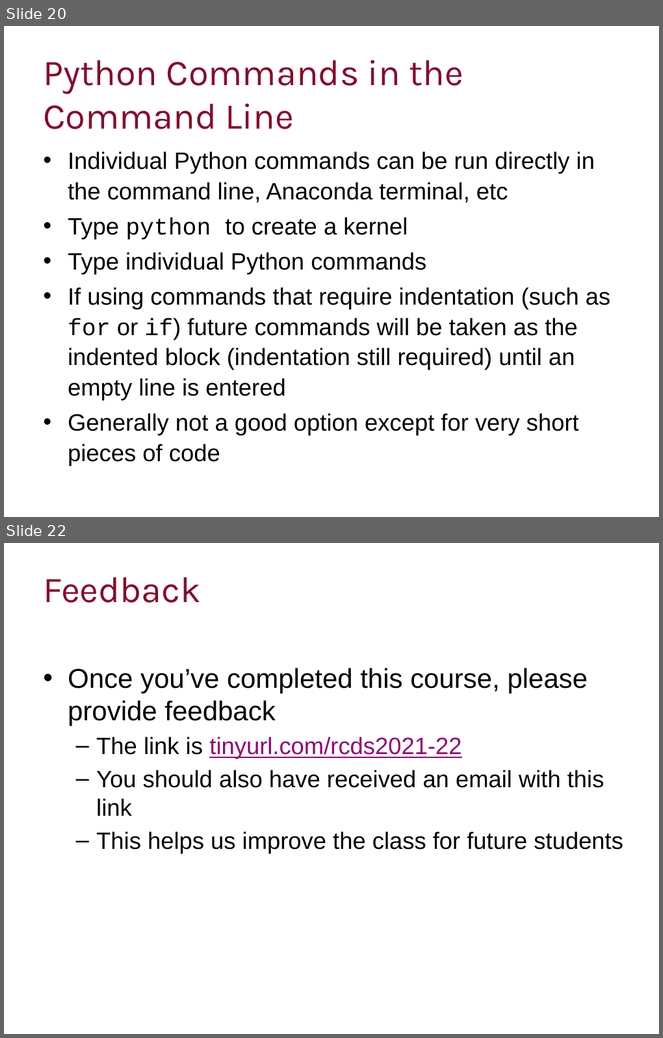
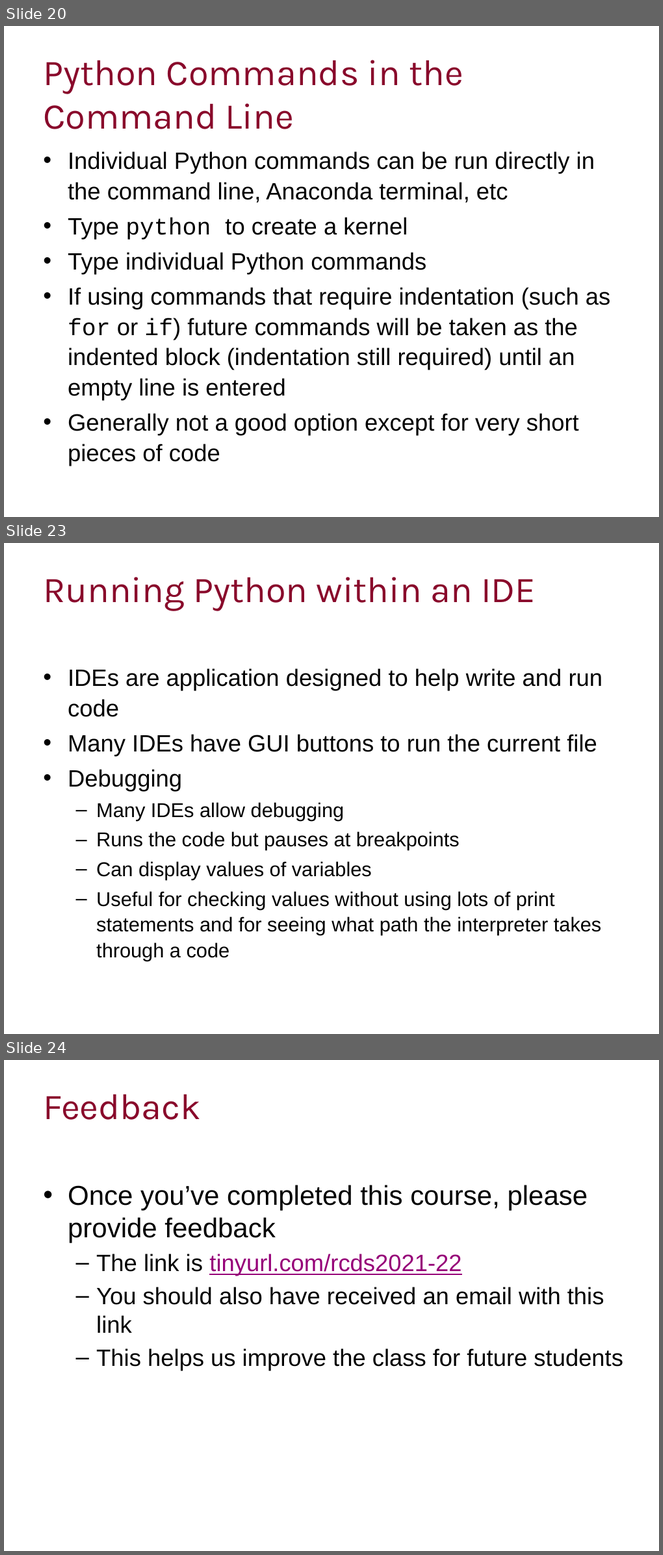
Before and after one commit to ImperialCollegeLondon/RCDS-managing-and-running-python-effectively, a slide deck: Managing and Running Python Effectively.pptx. Shown one above the other, each under a label of ours: slides 20 and 22 before the commit, slides 20, 23 and 24 after it; the slides between them are not shown. The pictures are 663x1038 and 663x1555 pixels, drawn with LibreOffice and Linux fonts; fonts in the diff are those of the drawing; background and template pictures are left out. Boxes give left, top, right and bottom in pixels: in the first picture for what was removed or moved away, otherwise in the second. Text is boxed around its words. In the diff, an @@ line names an element or a change of style, - is before the commit and + after.

Commit message:
Running in IDEs

```diff
--- a/Managing and Running Python Effectively.pptx
+++ b/Managing and Running Python Effectively.pptx
@@ slide 23 added at <box>4,543,659,1034</box>, background #FFFFFF @@
@@ title added at <box>43,577,536,611</box>, 40 pt, text #89092B @@
+Running Python within an IDE
@@ text added at <box>68,668,603,961</box>, 22 pt, text #000000 @@
+• IDEs are application designed to help write and run code
+• Many IDEs have GUI buttons to run the current file
+• Debugging
+  – Many IDEs allow debugging
+  – Runs the code but pauses at breakpoints
+  – Can display values of variables
+  – Useful for checking values without using lots of print statements and for seeing what path the interpreter takes through a code
@@ what was slide 22 is now slide 24 @@
```
Also in this commit, not shown: 1 slide changed, 1 other slide added, 2 other files.
